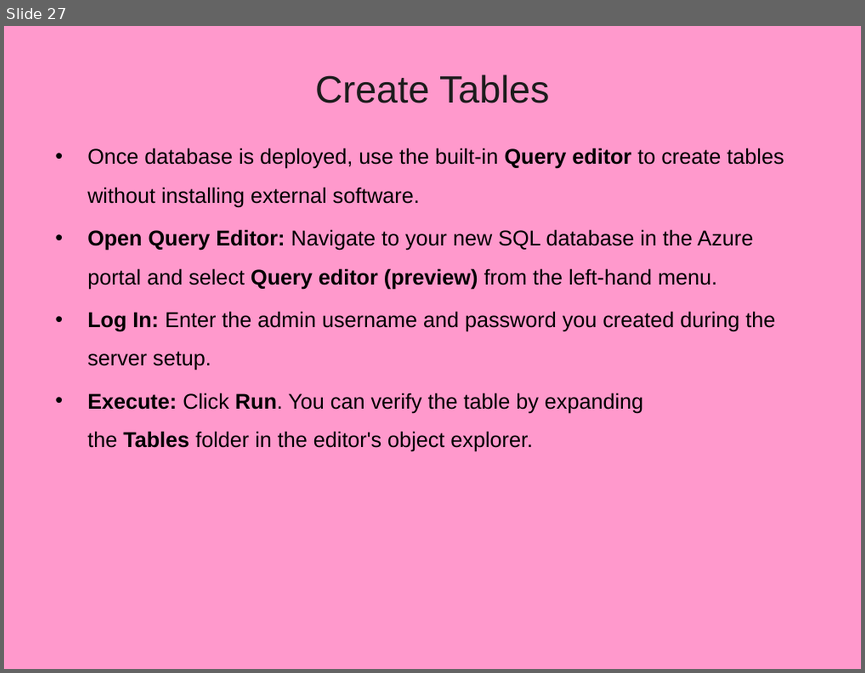
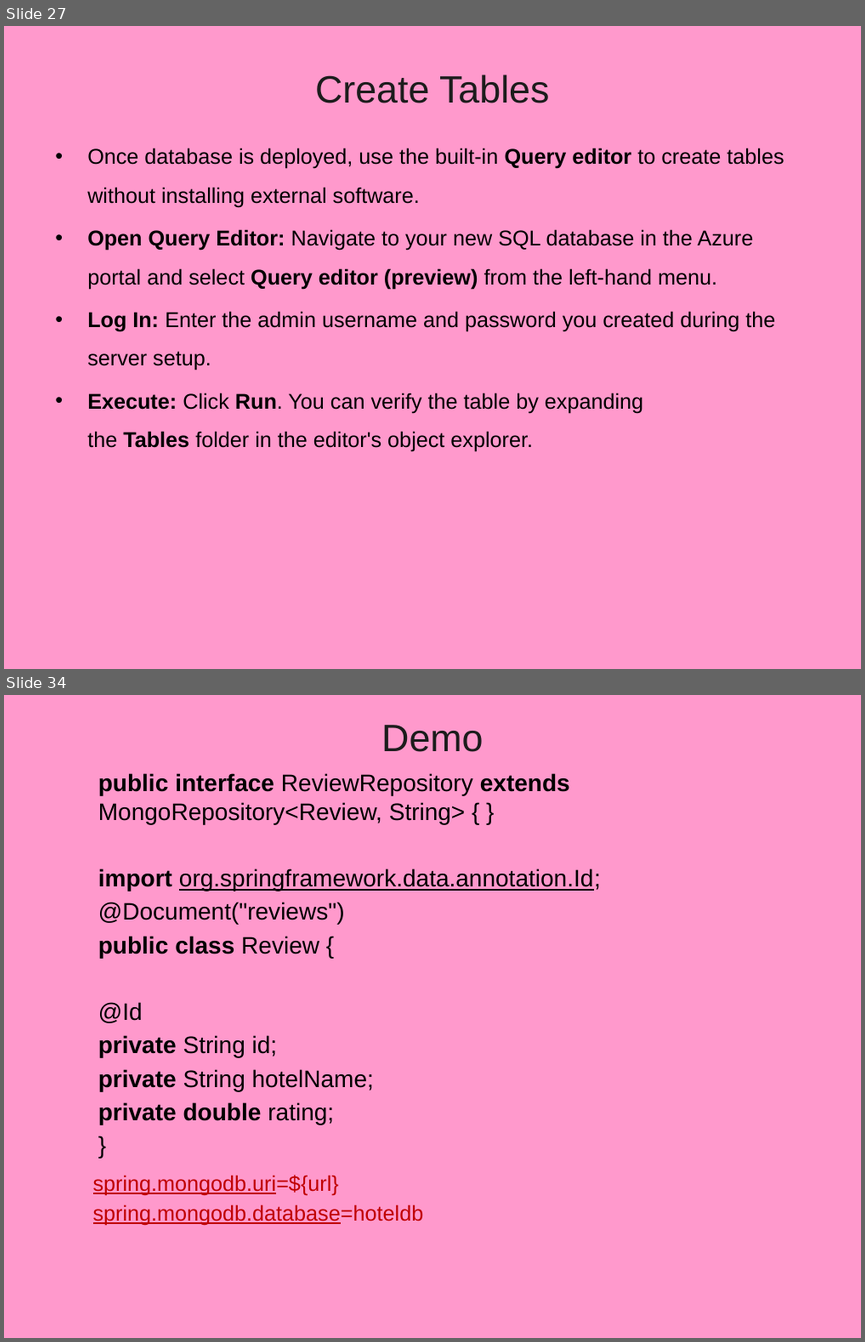
Before and after one commit to vatsanTraining/training_jan_2026, a slide deck: 18_Azure_sql.pptx. Shown one above the other, each under a label of ours: slide 27 before the commit, slides 27 and 34 after it; the slides between them are not shown. The pictures are 865x673 and 865x1342 pixels, drawn with LibreOffice and Linux fonts; fonts in the diff are those of the drawing; background and template pictures are left out. Boxes give left, top, right and bottom in pixels: in the first picture for what was removed or moved away, otherwise in the second. Text is boxed around its words. In the diff, an @@ line names an element or a change of style, - is before the commit and + after.

```diff
--- a/18_Azure_sql.pptx
+++ b/18_Azure_sql.pptx
@@ slide 34 added at bbox=[4, 695, 861, 1338], background picture (left out) @@
@@ title added at bbox=[381, 725, 483, 752], 32 pt, text #1C1C1C @@
+Demo
@@ text added at bbox=[93, 773, 601, 1225], 20 pt, text #000000 @@
+  public interface ReviewRepository extends MongoRepository<Review, String> { }
+  import org.springframework.data.annotation.Id;
+  @Document("reviews")
+  public class Review {
+  @Id
+  private String id;
+  private String hotelName;
+  private double rating;
+  }
+  spring.mongodb.uri=${url}
+  spring.mongodb.database=hoteldb
```
Also in this commit, not shown: 6 other slides added, 1 other file.
